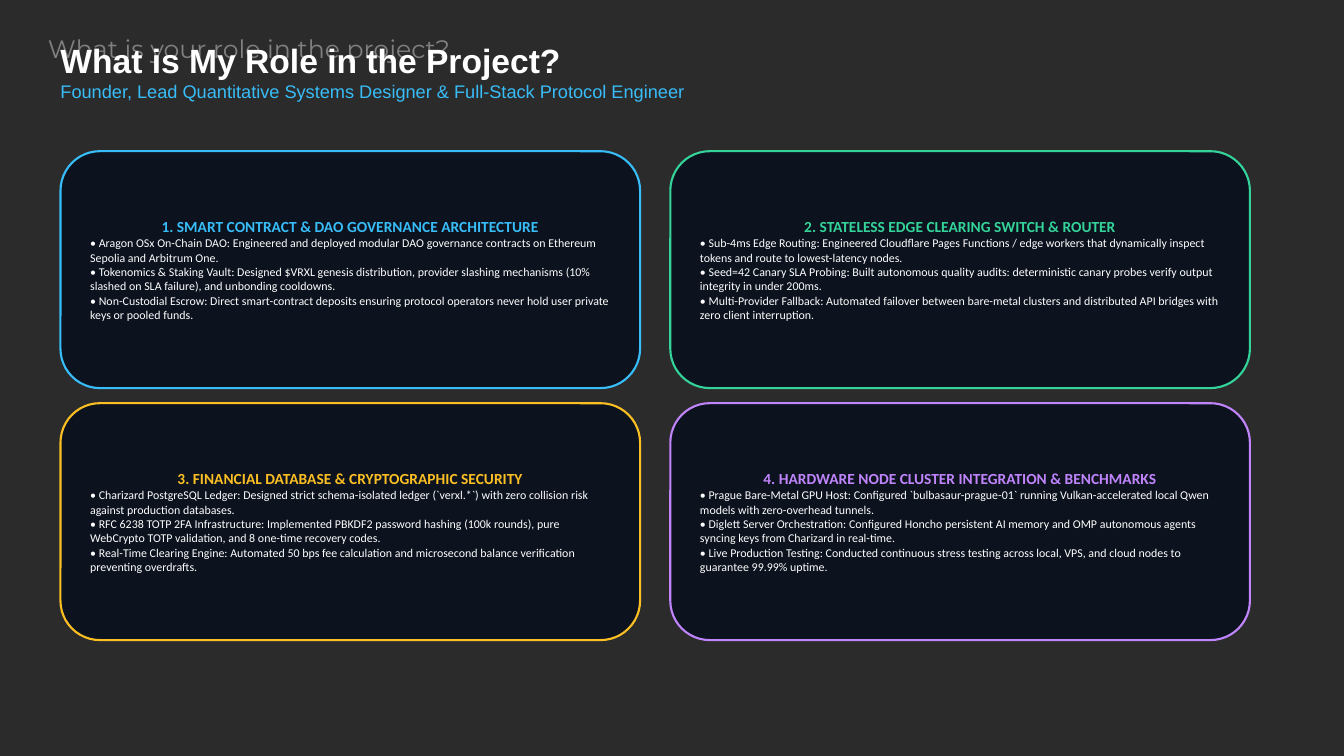
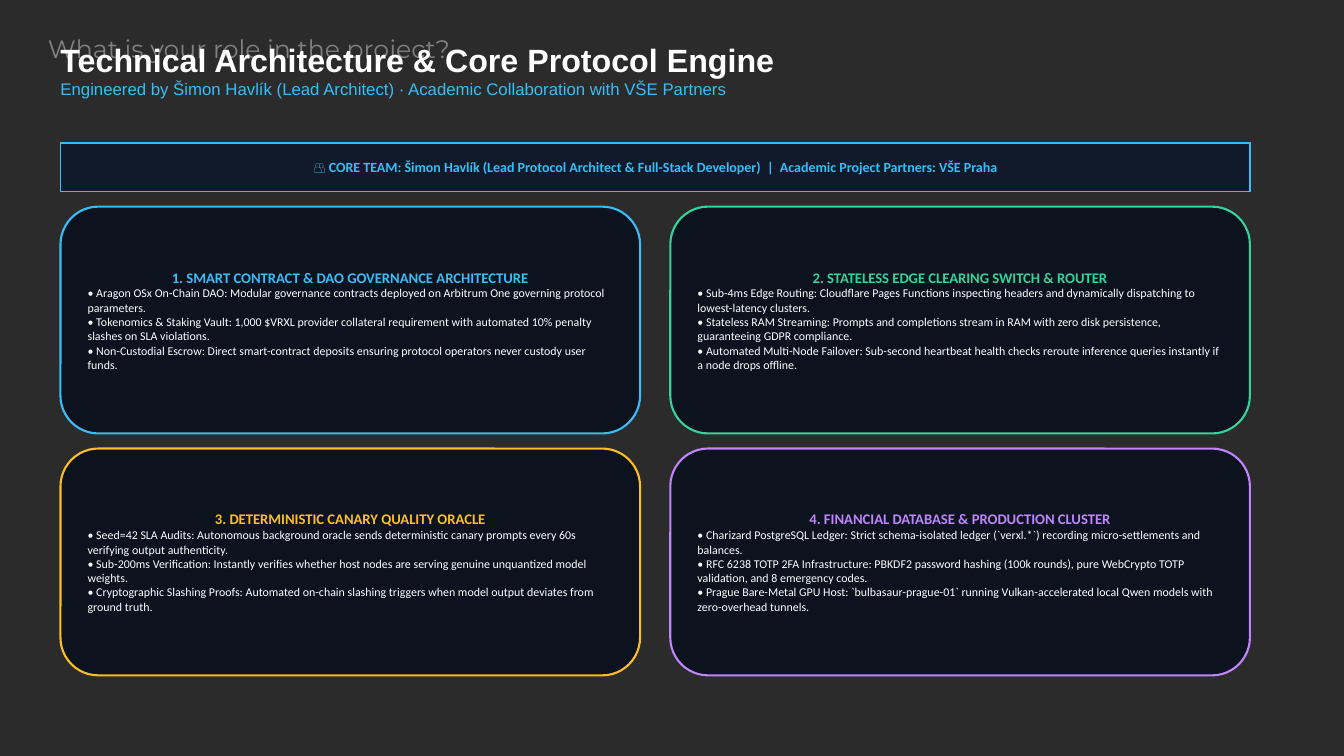
Before and after one commit to simonhavlik/verxl-protocol, a slide deck: slide 7 of Verxl_Protocol_Pitch_Presentation.pptx. Drawn at 1344x756 pixels with LibreOffice and Linux fonts; fonts in the diff are those of the drawing; background and template pictures are left out; a plain dark background stands for a picture behind light text. Boxes give left, top, right and bottom in pixels: in the first picture for what was removed or moved away, otherwise in the second. Text is boxed around its words. In the diff, an @@ line names an element or a change of style, - is before the commit and + after.

Commit message:
feat(pitch): optimize 5-minute investor presentation, streamline team attribution, and update pptx

```diff
--- a/Verxl_Protocol_Pitch_Presentation.pptx
+++ b/Verxl_Protocol_Pitch_Presentation.pptx
@@ text at [60,46,774,99]: text changed; size 13 to 12 pt @@
-What is My Role in the Project?
-Founder, Lead Quantitative Systems Designer & Full-Stack Protocol Engineer
+Technical Architecture & Core Protocol Engine
+Engineered by Šimon Havlík (Lead Architect) · Academic Collaboration with VŠE Partners
@@ rectangle added at [60,143,1250,192], fill #101A2A, outline #38BDF8 1 pt, 10 pt, text #38BDF8, bold @@
+👥 CORE TEAM: Šimon Havlík (Lead Protocol Architect & Full-Stack Developer) | Academic Project Partners: VŠE Praha
@@ rounded rectangle "1. SMART CONTRACT & DAO ...": place and size @@
-rounded rectangle "1. SMART CONTRACT & DAO ..." at [60,151,640,388]
+rounded rectangle "1. SMART CONTRACT & DAO ..." at [60,207,640,434]
@@ rounded rectangle "2. STATELESS EDGE CLEARING SWITCH ...": place and size @@
-rounded rectangle "2. STATELESS EDGE CLEARING SWITCH ..." at [670,151,1250,388]
+rounded rectangle "2. STATELESS EDGE CLEARING SWITCH ..." at [670,207,1250,434]
@@ text in rounded rectangle at [88,288,605,369]: text changed @@
-• Aragon OSx On-Chain DAO: Engineered and deployed modular DAO governance contracts on Ethereum Sepolia and Arbitrum One.
-• Tokenomics & Staking Vault: Designed $VRXL genesis distribution, provider slashing mechanisms (10% slashed on SLA failure), and unbonding cooldowns.
-• Non-Custodial Escrow: Direct smart-contract deposits ensuring protocol operators never hold user private keys or pooled funds.
+• Aragon OSx On-Chain DAO: Modular governance contracts deployed on Arbitrum One governing protocol parameters.
+• Tokenomics & Staking Vault: 1,000 $VRXL provider collateral requirement with automated 10% penalty slashes on SLA violations.
+• Non-Custodial Escrow: Direct smart-contract deposits ensuring protocol operators never custody user funds.
@@ text in rounded rectangle at [172,273,528,283]: size 11 to 10.5 pt in "1. SMART CONTRACT & DAO GOVERNANCE ARCHITECTURE" @@
@@ text in rounded rectangle at [697,288,1219,371]: text changed @@
-• Sub-4ms Edge Routing: Engineered Cloudflare Pages Functions / edge workers that dynamically inspect tokens and route to lowest-latency nodes.
-• Seed=42 Canary SLA Probing: Built autonomous quality audits: deterministic canary probes verify output integrity in under 200ms.
-• Multi-Provider Fallback: Automated failover between bare-metal clusters and distributed API bridges with zero client interruption.
+• Sub-4ms Edge Routing: Cloudflare Pages Functions inspecting headers and dynamically dispatching to lowest-latency clusters.
+• Stateless RAM Streaming: Prompts and completions stream in RAM with zero disk persistence, guaranteeing GDPR compliance.
+• Automated Multi-Node Failover: Sub-second heartbeat health checks reroute inference queries instantly if a node drops offline.
@@ text in rounded rectangle at [813,273,1107,283]: size 11 to 10.5 pt in "2. STATELESS EDGE CLEARING SWITCH & ROUTER" @@
@@ rounded rectangle removed at [60,403,640,640] @@
-3. FINANCIAL DATABASE & CRYPTOGRAPHIC SECURITY
-• Charizard PostgreSQL Ledger: Designed strict schema-isolated ledger (`verxl.*`) with zero collision risk against production databases.
-• RFC 6238 TOTP 2FA Infrastructure: Implemented PBKDF2 password hashing (100k rounds), pure WebCrypto TOTP validation, and 8 one-time recovery codes.
-• Real-Time Clearing Engine: Automated 50 bps fee calculation and microsecond balance verification preventing overdrafts.
@@ rounded rectangle added at [60,449,640,676], fill #0C121E, outline #FBBF24 1.5 pt, 8.5 pt, text #FFFFFF @@
+3. DETERMINISTIC CANARY QUALITY ORACLE
+• Seed=42 SLA Audits: Autonomous background oracle sends deterministic canary prompts every 60s verifying output authenticity.
+• Sub-200ms Verification: Instantly verifies whether host nodes are serving genuine unquantized model weights.
+• Cryptographic Slashing Proofs: Automated on-chain slashing triggers when model output deviates from ground truth.
@@ rounded rectangle "4. FINANCIAL DATABASE & PRODUCTION ...": place and size @@
-rounded rectangle "4. FINANCIAL DATABASE & PRODUCTION ..." at [670,403,1250,640]
+rounded rectangle "4. FINANCIAL DATABASE & PRODUCTION ..." at [670,449,1250,676]
@@ text in rounded rectangle at [697,514,1213,611]: text changed @@
-4. HARDWARE NODE CLUSTER INTEGRATION & BENCHMARKS
-• Prague Bare-Metal GPU Host: Configured `bulbasaur-prague-01` running Vulkan-accelerated local Qwen models with zero-overhead tunnels.
-• Diglett Server Orchestration: Configured Honcho persistent AI memory and OMP autonomous agents syncing keys from Charizard in real-time.
-• Live Production Testing: Conducted continuous stress testing across local, VPS, and cloud nodes to guarantee 99.99% uptime.
+4. FINANCIAL DATABASE & PRODUCTION CLUSTER
+• Charizard PostgreSQL Ledger: Strict schema-isolated ledger (`verxl.*`) recording micro-settlements and balances.
+• RFC 6238 TOTP 2FA Infrastructure: PBKDF2 password hashing (100k rounds), pure WebCrypto TOTP validation, and 8 emergency codes.
+• Prague Bare-Metal GPU Host: `bulbasaur-prague-01` running Vulkan-accelerated local Qwen models with zero-overhead tunnels.
```
Also in this commit, not shown: 7 other slides changed, 3 other files.
